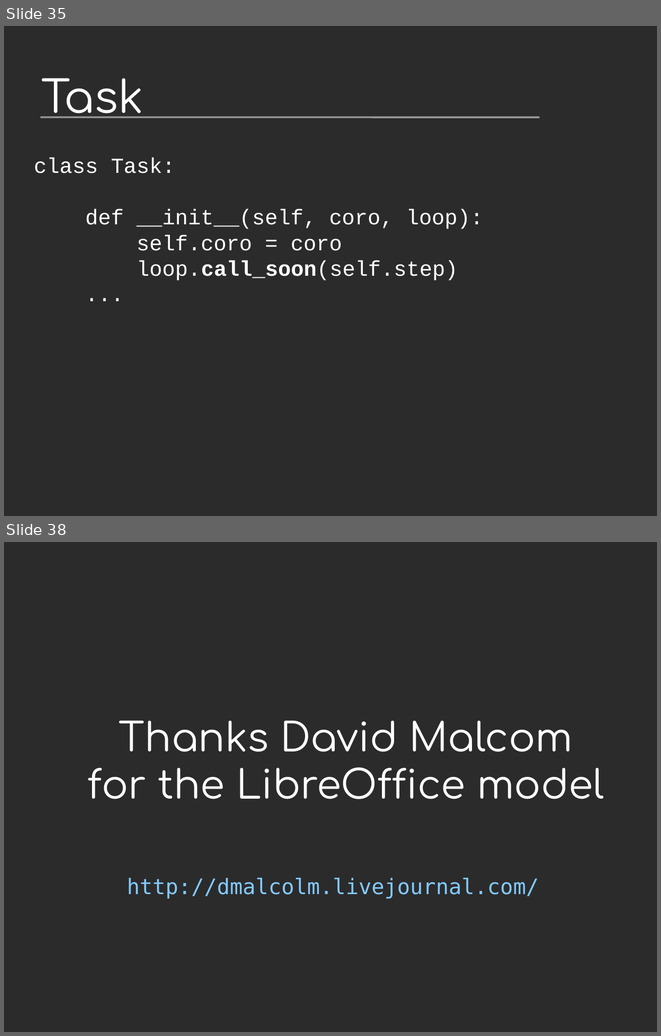
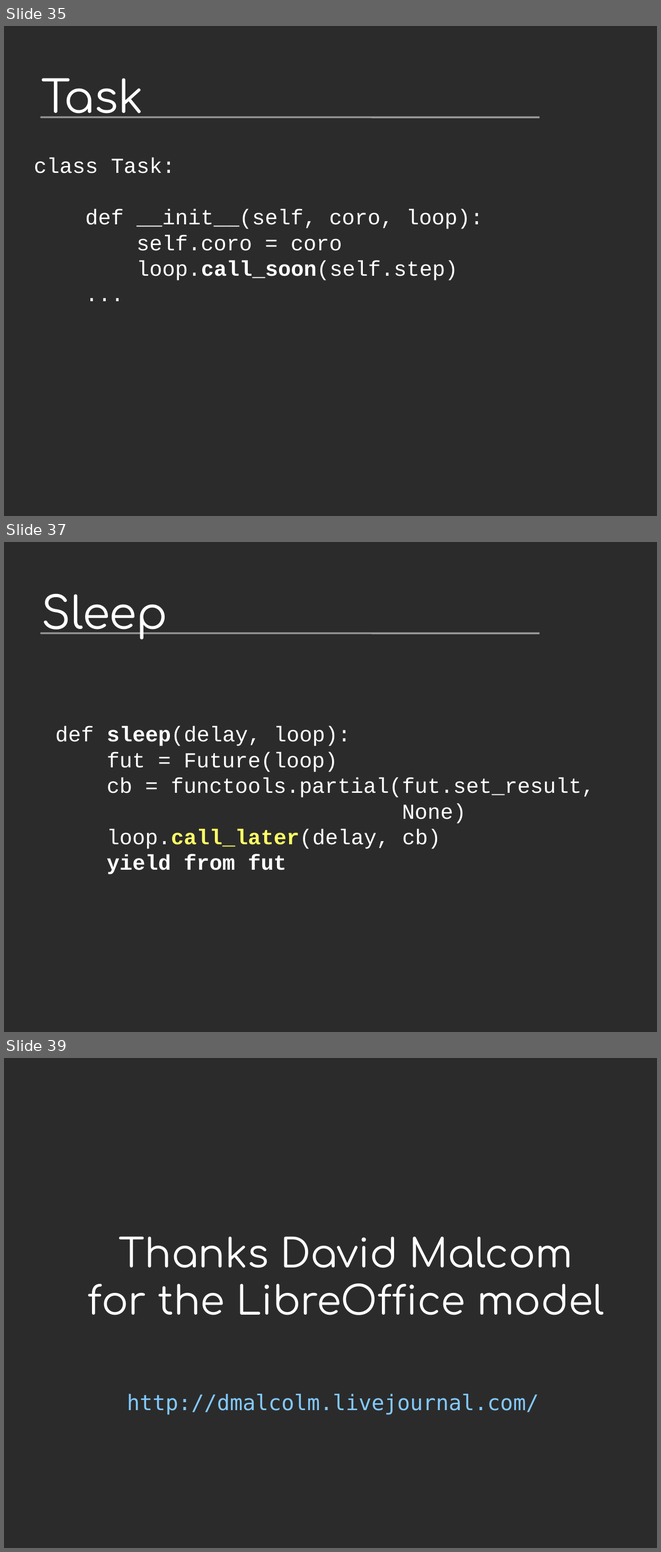
Before and after one commit to vstinner/talks, a slide deck: 2014-Pycon-Lyon/asyncio.odp. Shown one above the other, each under a label of ours: slides 35 and 38 before the commit, slides 35, 37 and 39 after it; the slides between them are not shown. The pictures are 661x1036 and 661x1552 pixels, drawn with LibreOffice and Linux fonts; fonts in the diff are those of the drawing; background and template pictures are left out; a plain dark background stands for a picture behind light text. Boxes give left, top, right and bottom in pixels: in the first picture for what was removed or moved away, otherwise in the second. Text is boxed around its words. In the diff, an @@ line names an element or a change of style, - is before the commit and + after.

Commit message:
typo; sleep

```diff
--- a/2014-Pycon-Lyon/asyncio.odp
+++ b/2014-Pycon-Lyon/asyncio.odp
@@ slide 37 added at (4,542,657,1032), background picture (left out); not listed: 1 template element that a slide beside it also shows @@
@@ title added at (42,593,168,640), 54 pt, text #FFFFFF @@
+Sleep
@@ text added at (55,726,594,874), 26 pt, text #FFFFFF @@
+def sleep(delay, loop):
+fut = Future(loop)
+cb = functools.partial(fut.set_result,
+None)
+loop.call_later(delay, cb)
+yield from fut
@@ what was slide 38 is now slide 39 @@
```
Also in this commit, not shown: 13 slides changed, 2 other files.
